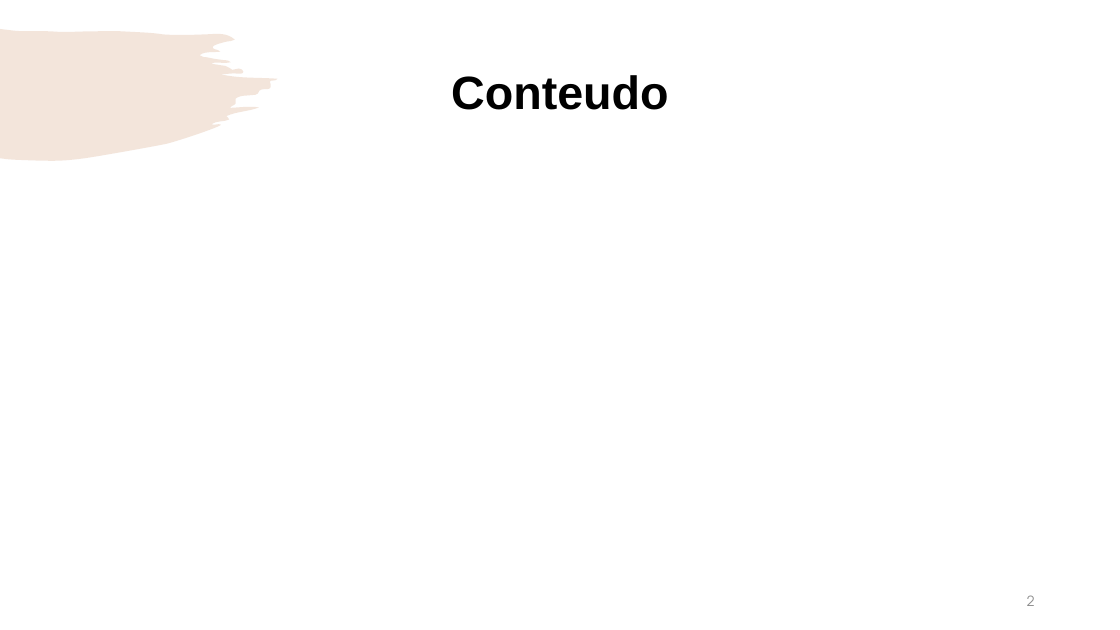
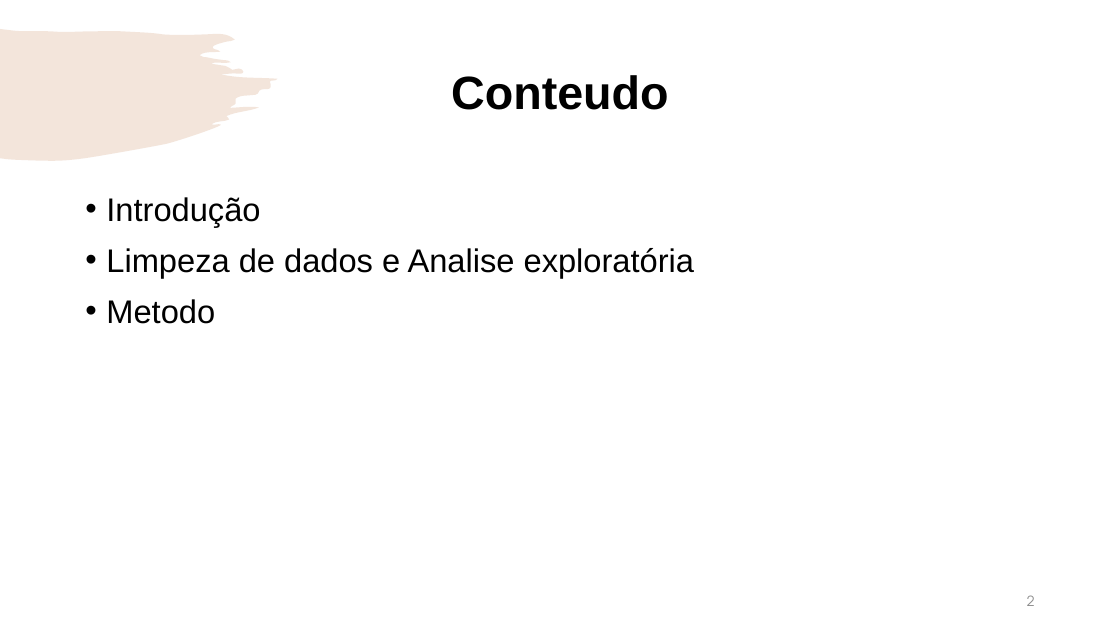
Before and after one commit to Rendrick27/Online_Shoppers_Purchasing, a slide deck: slide 2 of Main/Machine Learning.pptx. Drawn at 1120x630 pixels with LibreOffice and Linux fonts; fonts in the diff are those of the drawing; background and template pictures are left out. Boxes give left, top, right and bottom in pixels: in the first picture for what was removed or moved away, otherwise in the second. Text is boxed around its words. In the diff, an @@ line names an element or a change of style, - is before the commit and + after.

```diff
--- a/Main/Machine Learning.pptx
+++ b/Main/Machine Learning.pptx
@@ text added at bbox=[106, 197, 695, 324], 28 pt, text #000000 @@
+• Introdução
+• Limpeza de dados e Analise exploratória
+• Metodo
```
Also in this commit, not shown: 2 other slides changed, 6 slides added.
